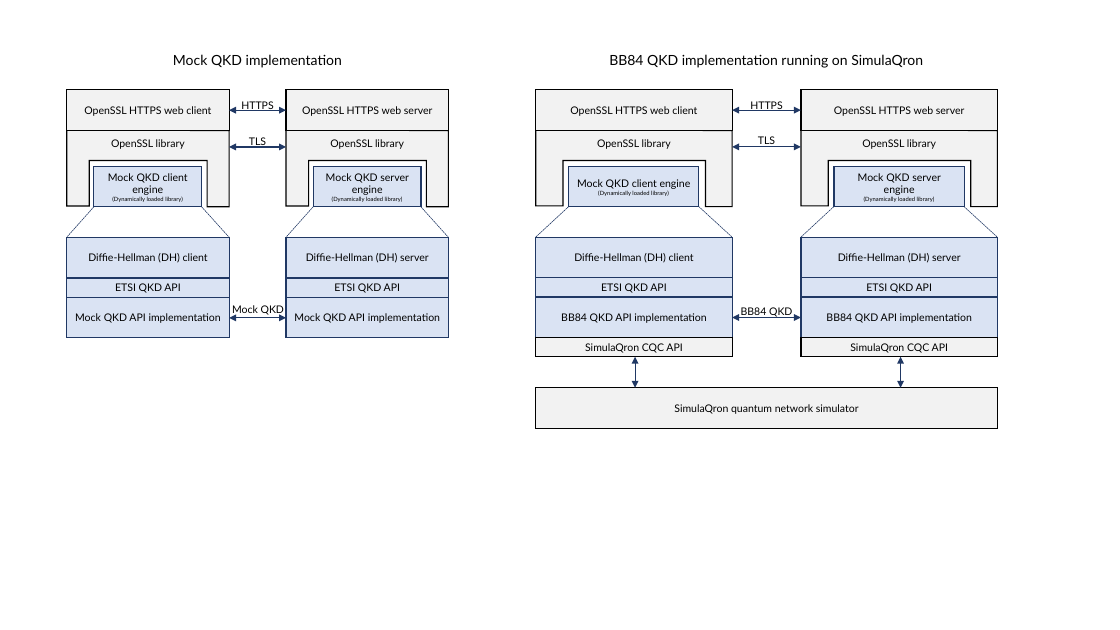
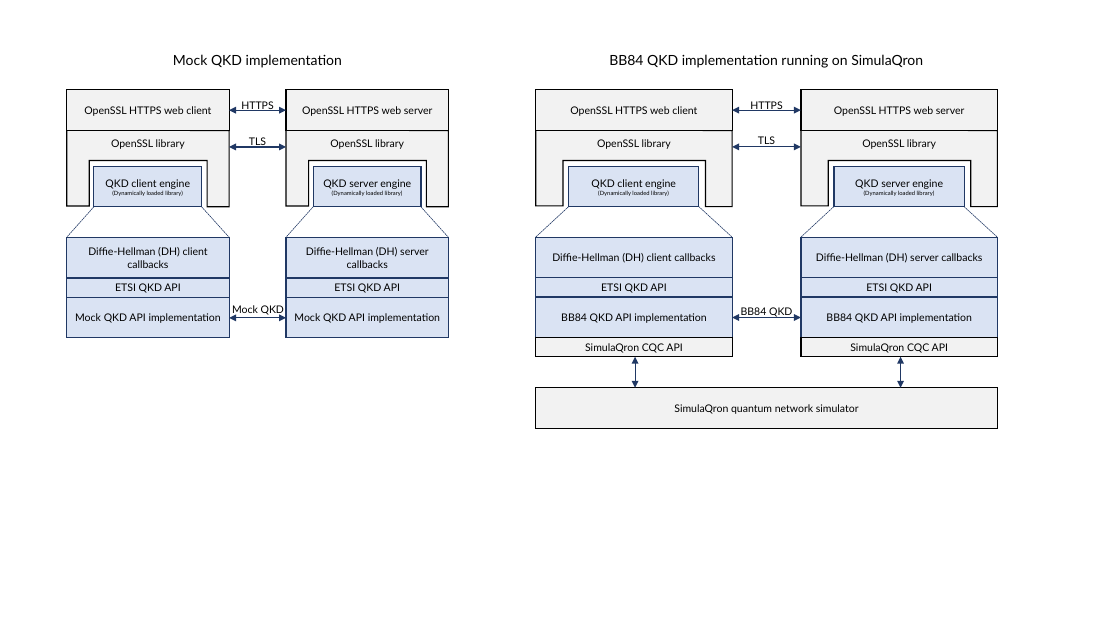
Before and after one commit to brunorijsman/openssl-qkd, a slide deck: slide 4 of figures/diagrams.pptx. Drawn at 1120x630 pixels with LibreOffice and Linux fonts; fonts in the diff are those of the drawing. Boxes give left, top, right and bottom in pixels: in the first picture for what was removed or moved away, otherwise in the second. Text is boxed around its words. In the diff, an @@ line names an element or a change of style, - is before the commit and + after.

Commit message:
Fix powerpoint slides

```diff
--- a/figures/diagrams.pptx
+++ b/figures/diagrams.pptx
@@ text in rectangle at box(105, 179, 190, 189): text changed @@
-Mock QKD client engine
+QKD client engine
@@ text in rectangle at box(323, 179, 411, 189): text changed @@
-Mock QKD server engine
+QKD server engine
@@ text in rectangle at box(591, 179, 676, 189): text changed @@
-Mock QKD client engine
+QKD client engine
@@ text in rectangle at box(855, 179, 943, 189): text changed @@
-Mock QKD server engine
+QKD server engine
@@ text in rectangle at box(88, 247, 208, 268): text changed @@
-Diffie-Hellman (DH) client
+Diffie-Hellman (DH) client callbacks
@@ text in rectangle at box(306, 247, 429, 268): text changed @@
-Diffie-Hellman (DH) server
+Diffie-Hellman (DH) server callbacks
@@ text in rectangle at box(552, 253, 715, 263): text changed @@
-Diffie-Hellman (DH) client
+Diffie-Hellman (DH) client callbacks
@@ text in rectangle at box(816, 253, 982, 263): text changed @@
-Diffie-Hellman (DH) server
+Diffie-Hellman (DH) server callbacks
```
Also in this commit, not shown: 3 other slides changed.
